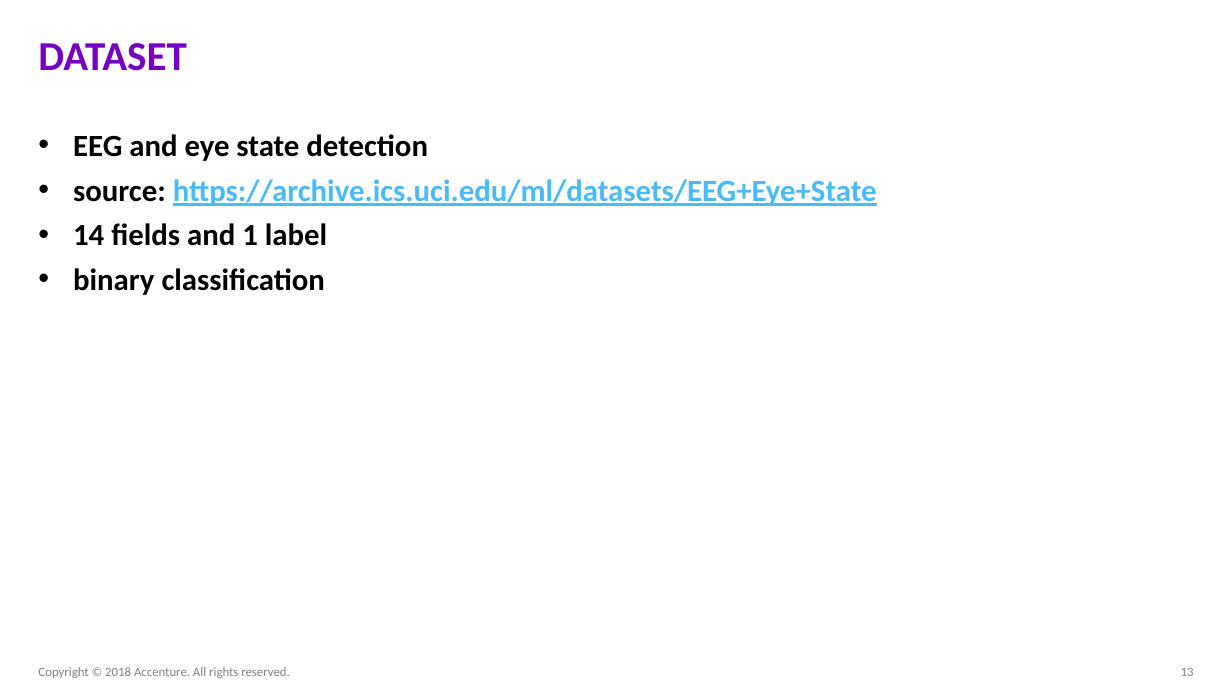
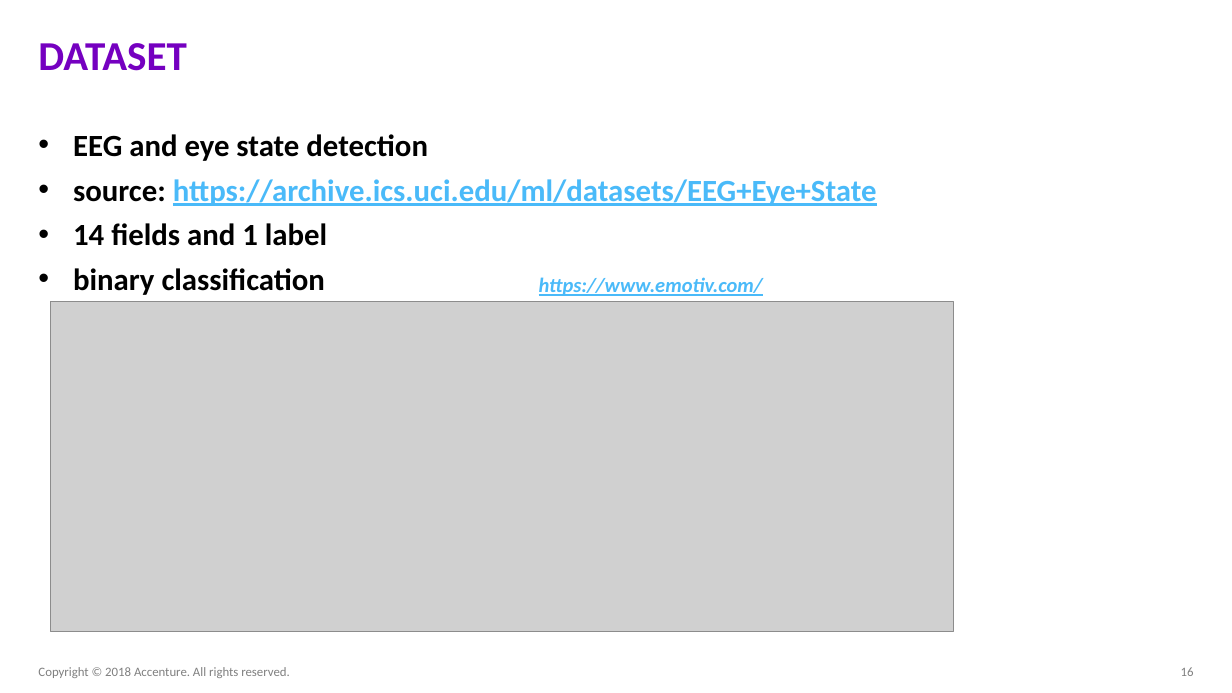
Before and after one commit to ameet123/na_la_nn, a slide deck: slide 16 of FY19 NA-LA.pptx (slide 13 before the commit). Drawn at 1232x693 pixels with LibreOffice and Linux fonts; fonts in the diff are those of the drawing; grey boxes stand for pictures. Boxes give left, top, right and bottom in pixels: in the first picture for what was removed or moved away, otherwise in the second. Text is boxed around its words. In the diff, an @@ line names an element or a change of style, - is before the commit and + after.

```diff
--- a/FY19 NA-LA.pptx
+++ b/FY19 NA-LA.pptx
@@ text added at <box>539,277,763,296</box>, 16 pt, text #4ABAF9, bold, italic, underline @@
+https://www.emotiv.com/
@@ picture added at <box>51,302,954,632</box> @@
@@ page number at <box>1181,667,1194,676</box>: text changed @@
-13
+16
```
Also in this commit, not shown: 5 other slides changed, 4 slides added, 2 other files.
